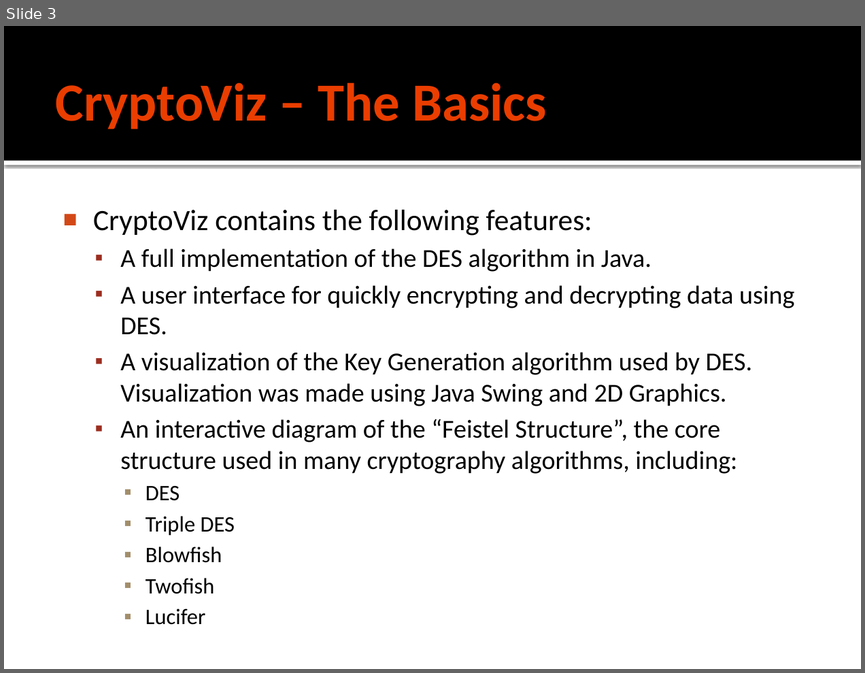
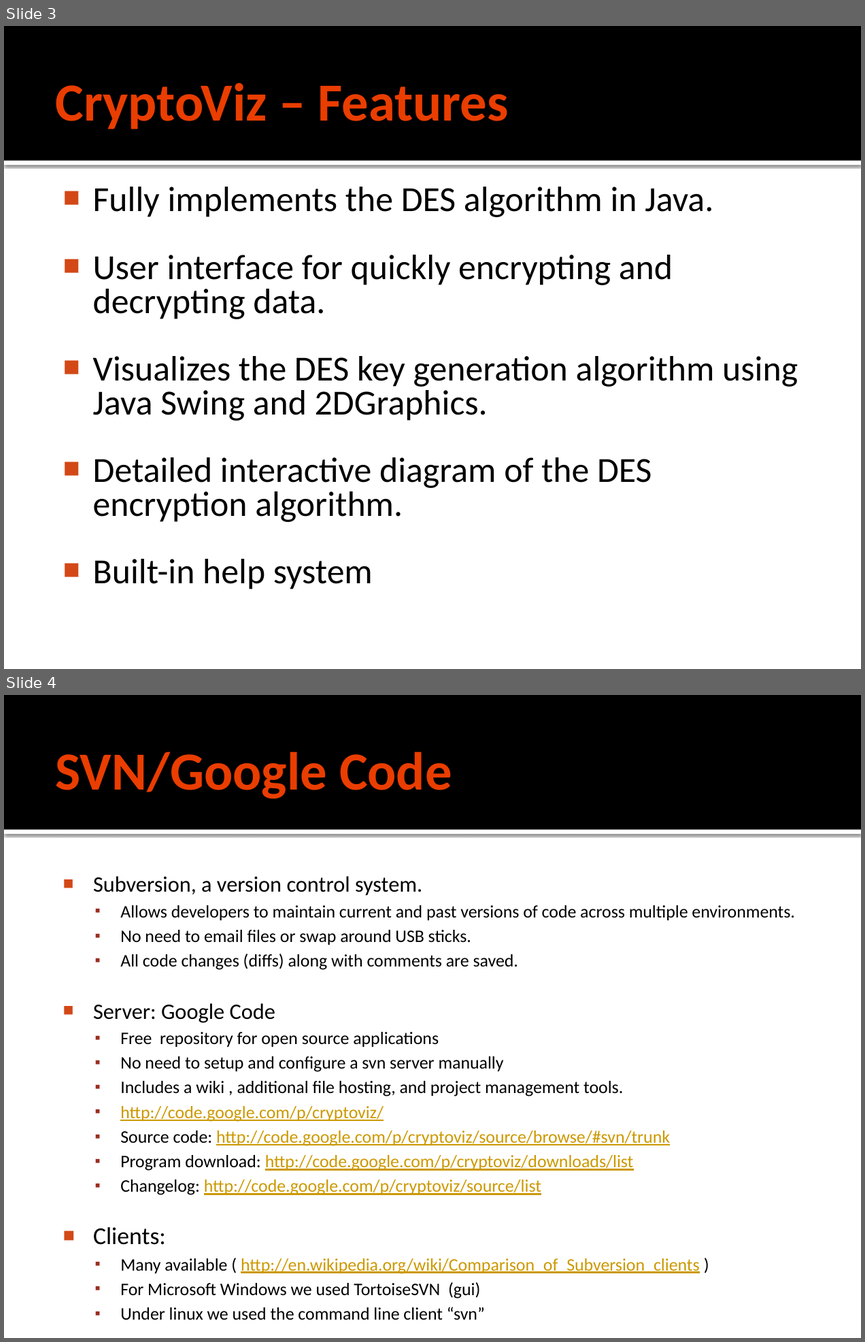
Before and after one commit to ikram1996/cryptoviz, a slide deck: docs/CryptoViz.pptx. Shown one above the other, each under a label of ours: slide 3 before the commit, slides 3 and 4 after it. The pictures are 865x673 and 865x1342 pixels, drawn with LibreOffice and Linux fonts; fonts in the diff are those of the drawing. Boxes give left, top, right and bottom in pixels: in the first picture for what was removed or moved away, otherwise in the second. Text is boxed around its words. In the diff, an @@ line names an element or a change of style, - is before the commit and + after.

```diff
--- a/docs/CryptoViz.pptx
+++ b/docs/CryptoViz.pptx
@@ slide 4 added at bbox=[4, 695, 861, 1338], background #FFFFFF; not listed: 2 template elements that a slide beside it also shows @@
@@ title added at bbox=[56, 751, 452, 799], 45 pt, text #EA3D00, bold @@
+SVN/Google Code
@@ text added at bbox=[93, 876, 794, 1298], 14.8 pt, text #000000 @@
+■ Subversion, a version control system.
+  ▪ Allows developers to maintain current and past versions of code across multiple environments.
+  ▪ No need to email files or swap around USB sticks.
+  ▪ All code changes (diffs) along with comments are saved.
+■ Server: Google Code
+  ▪ Free repository for open source applications
+  ▪ No need to setup and configure a svn server manually
+  ▪ Includes a wiki , additional file hosting, and project management tools.
+  ▪ http://code.google.com/p/cryptoviz/
+  ▪ Source code: http://code.google.com/p/cryptoviz/source/browse/#svn/trunk
+  ▪ Program download: http://code.google.com/p/cryptoviz/downloads/list
+  ▪ Changelog: http://code.google.com/p/cryptoviz/source/list
+■ Clients:
+  ▪ Many available ( http://en.wikipedia.org/wiki/Comparison_of_Subversion_clients )
+  ▪ For Microsoft Windows we used TortoiseSVN (gui)
+  ▪ Under linux we used the command line client “svn”
@@ slide 3 changed as well @@
@@ title at bbox=[56, 82, 509, 129]: text changed @@
-CryptoViz – The Basics
+CryptoViz – Features
@@ text at bbox=[93, 186, 798, 589]: text changed; size 21.7 to 29.6 pt @@
-■ CryptoViz contains the following features:
-  ▪ A full implementation of the DES algorithm in Java.
-  ▪ A user interface for quickly encrypting and decrypting data using DES.
-  ▪ A visualization of the Key Generation algorithm used by DES. Visualization was made using Java Swing and 2D Graphics.
-  ▪ An interactive diagram of the “Feistel Structure”, the core structure used in many cryptography algorithms, including:
-    ▪ DES
-    ▪ Triple DES
-    ▪ Blowfish
-    ▪ Twofish
-    ▪ Lucifer
+■ Fully implements the DES algorithm in Java.
+■ User interface for quickly encrypting and decrypting data.
+■ Visualizes the DES key generation algorithm using Java Swing and 2DGraphics.
+■ Detailed interactive diagram of the DES encryption algorithm.
+■ Built-in help system
```
Also in this commit, not shown: 3 other slides changed, 4 other slides added, 1 other file.
